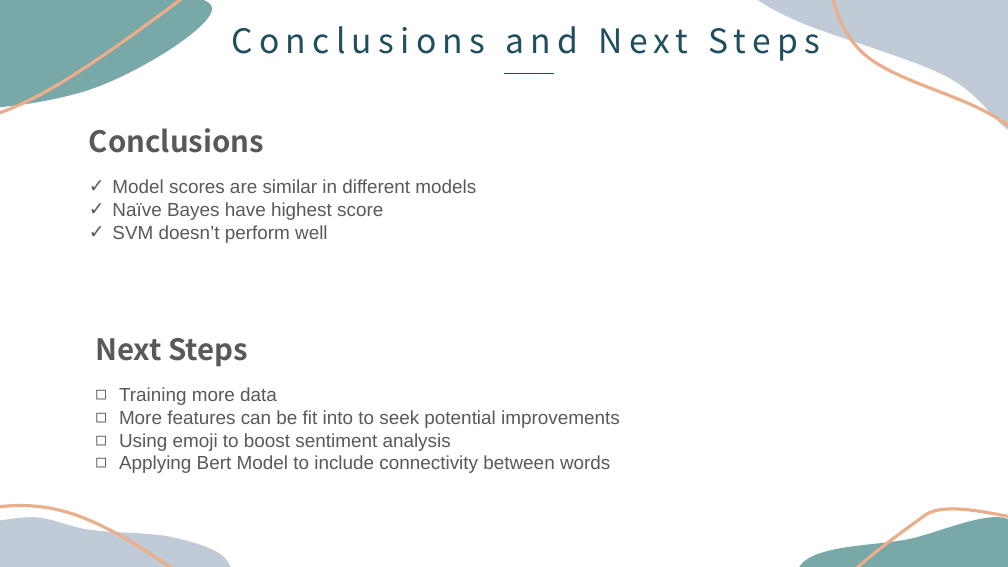
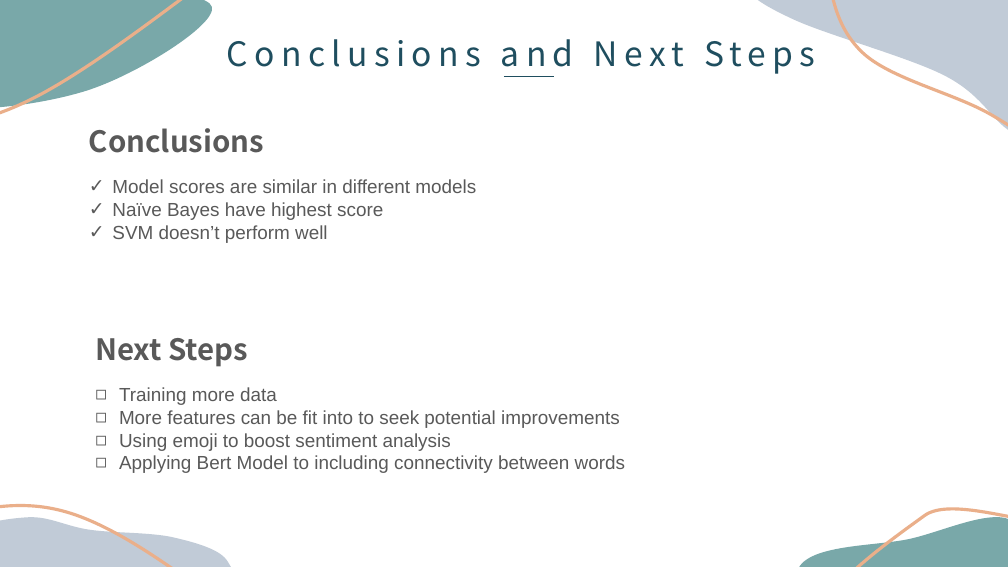
Before and after one commit to cliviaK/IOD, a slide deck: slide 12 of Capstone- Twitter Sentiment Analysis_Clivia Kong/Capstone project_Clivia Kong.pptx. Drawn at 1008x567 pixels with LibreOffice and Linux fonts; fonts in the diff are those of the drawing. Boxes give left, top, right and bottom in pixels: in the first picture for what was removed or moved away, otherwise in the second. Text is boxed around its words. In the diff, an @@ line names an element or a change of style, - is before the commit and + after.

```diff
--- a/Capstone- Twitter Sentiment Analysis_Clivia Kong/Capstone project_Clivia Kong.pptx
+++ b/Capstone- Twitter Sentiment Analysis_Clivia Kong/Capstone project_Clivia Kong.pptx
@@ text "Conclusions and Next Steps" rewrapped from [232, 19, 821, 61] to [227, 39, 816, 74] @@
@@ line moved from (504, 73) - (554, 73) to (504, 76) - (554, 76) @@
@@ text at [119, 455, 625, 473]: text changed @@
-◻ Applying Bert Model to include connectivity between words
+◻ Applying Bert Model to including connectivity between words
```
Also in this commit, not shown: 3 other slides changed, 1 other file.
